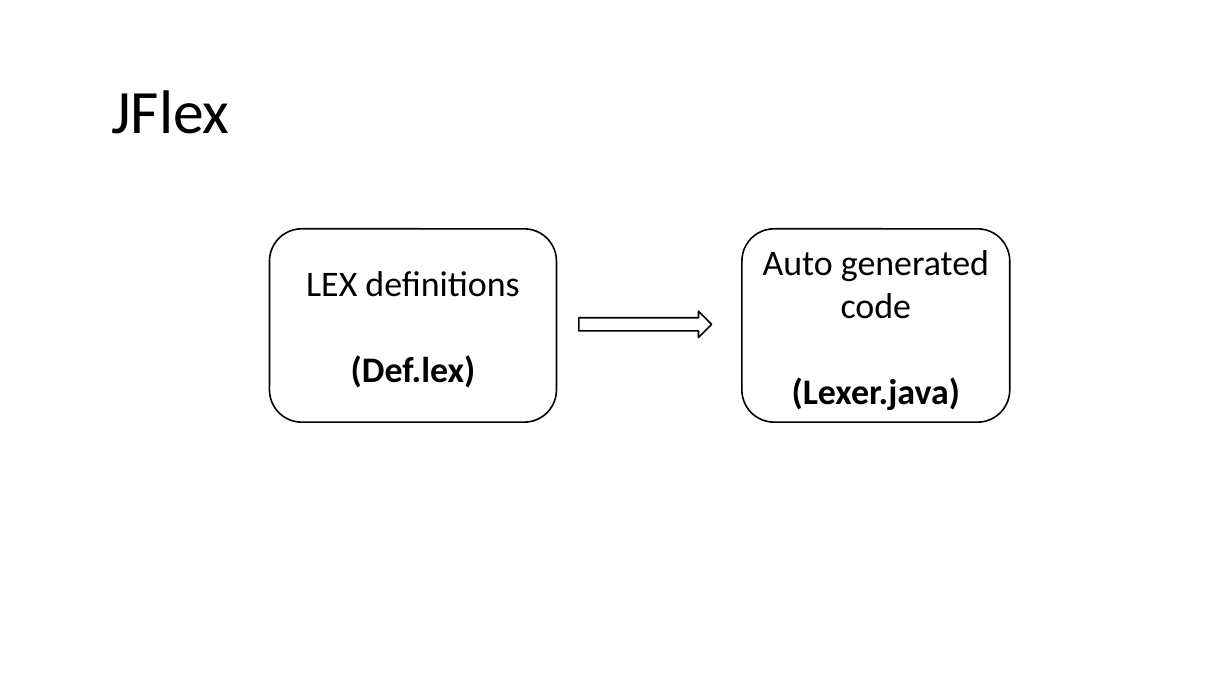
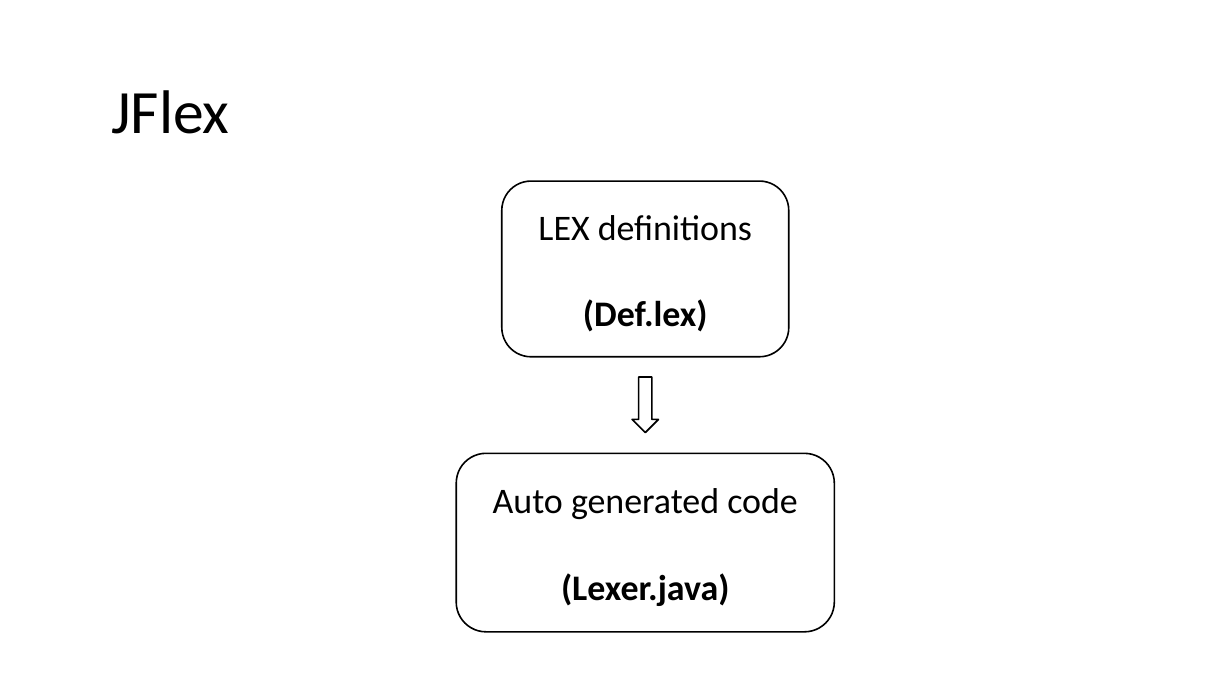
Before and after one commit to nivshani/compilation, a slide deck: slide 84 of slides/lexical_analysis.pptx. Drawn at 1232x693 pixels with LibreOffice and Linux fonts; fonts in the diff are those of the drawing. Boxes give left, top, right and bottom in pixels: in the first picture for what was removed or moved away, otherwise in the second. Text is boxed around its words. In the diff, an @@ line names an element or a change of style, - is before the commit and + after.

```diff
--- a/slides/lexical_analysis.pptx
+++ b/slides/lexical_analysis.pptx
@@ rounded rectangle "LEX definitions": place and size @@
-rounded rectangle "LEX definitions" at box(270, 229, 557, 422)
+rounded rectangle "LEX definitions" at box(502, 181, 789, 357)
@@ right arrow at box(632, 378, 659, 433): rotation 0 to 90 degrees @@
@@ rounded rectangle "Auto generated code": place and size @@
-rounded rectangle "Auto generated code" at box(742, 229, 1010, 422)
+rounded rectangle "Auto generated code" at box(457, 454, 835, 632)
```
Also in this commit, not shown: 10 other slides changed, 4 slides added, 1 other file.
